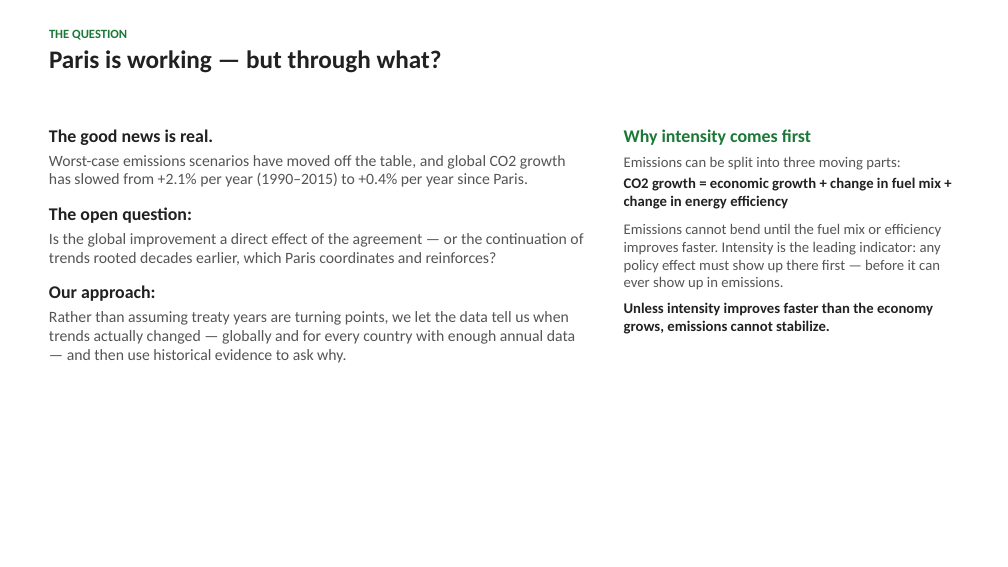
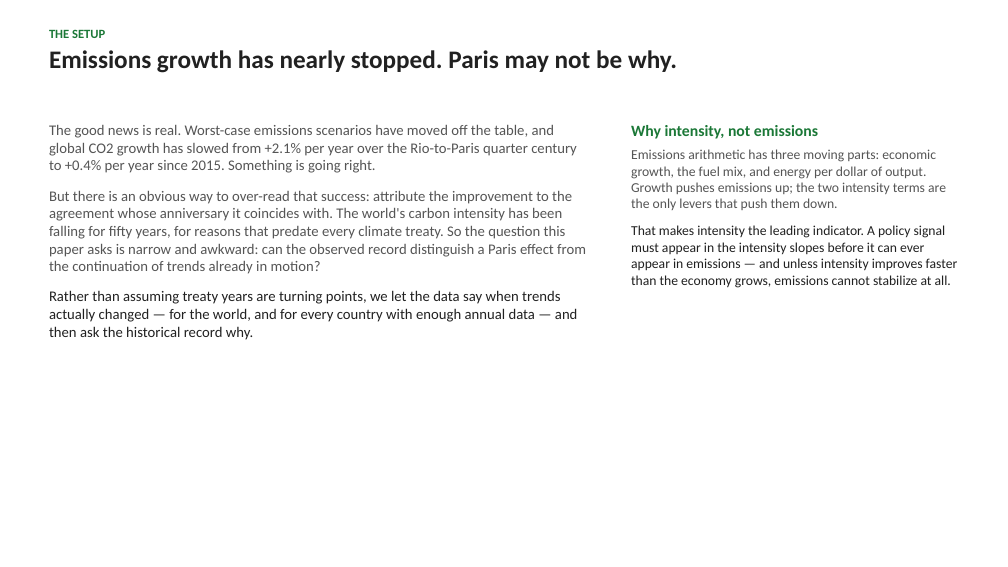
Before and after one commit to cwejnert/HDI-Happiness, a slide deck: slide 2 of carbon_breakpoints_takeaway_figures/what_bends_the_curve_final.pptx. Drawn at 1008x567 pixels with LibreOffice and Linux fonts; fonts in the diff are those of the drawing. Boxes give left, top, right and bottom in pixels: in the first picture for what was removed or moved away, otherwise in the second. Text is boxed around its words. In the diff, an @@ line names an element or a change of style, - is before the commit and + after.

```diff
--- a/carbon_breakpoints_takeaway_figures/what_bends_the_curve_final.pptx
+++ b/carbon_breakpoints_takeaway_figures/what_bends_the_curve_final.pptx
@@ text at [49,29,677,73]: text changed @@
-THE QUESTION
-Paris is working — but through what?
+THE SETUP
+Emissions growth has nearly stopped. Paris may not be why.
@@ text at [49,125,586,340]: text changed; size 15 to 14 pt @@
-The good news is real.
-Worst-case emissions scenarios have moved off the table, and global CO2 growth has slowed from +2.1% per year (1990–2015) to +0.4% per year since Paris.
-The open question:
-Is the global improvement a direct effect of the agreement — or the continuation of trends rooted decades earlier, which Paris coordinates and reinforces?
-Our approach:
-Rather than assuming treaty years are turning points, we let the data tell us when trends actually changed — globally and for every country with enough annual data — and then use historical evidence to ask why.
+The good news is real. Worst-case emissions scenarios have moved off the table, and global CO2 growth has slowed from +2.1% per year over the Rio-to-Paris quarter century to +0.4% per year since 2015. Something is going right.
+But there is an obvious way to over-read that success: attribute the improvement to the agreement whose anniversary it coincides with. The world's carbon intensity has been falling for fifty years, for reasons that predate every climate treaty. So the question this paper asks is narrow and awkward: can the observed record distinguish a Paris effect from the continuation of trends already in motion?
+Rather than assuming treaty years are turning points, we let the data say when trends actually changed — for the world, and for every country with enough annual data — and then ask the historical record why.
@@ text at [631,125,958,288]: text changed; size 14 to 13 pt; text colour #555555 to #212121 @@
-Why intensity comes first
-Emissions can be split into three moving parts:
-CO2 growth = economic growth + change in fuel mix + change in energy efficiency
-Emissions cannot bend until the fuel mix or efficiency improves faster. Intensity is the leading indicator: any policy effect must show up there first — before it can ever show up in emissions.
-Unless intensity improves faster than the economy grows, emissions cannot stabilize.
+Why intensity, not emissions
+Emissions arithmetic has three moving parts: economic growth, the fuel mix, and energy per dollar of output. Growth pushes emissions up; the two intensity terms are the only levers that push them down.
+That makes intensity the leading indicator. A policy signal must appear in the intensity slopes before it can ever appear in emissions — and unless intensity improves faster than the economy grows, emissions cannot stabilize at all.
```
Also in this commit, not shown: 13 other slides changed, 13 slides added, 8 slides removed, 2 other files.
